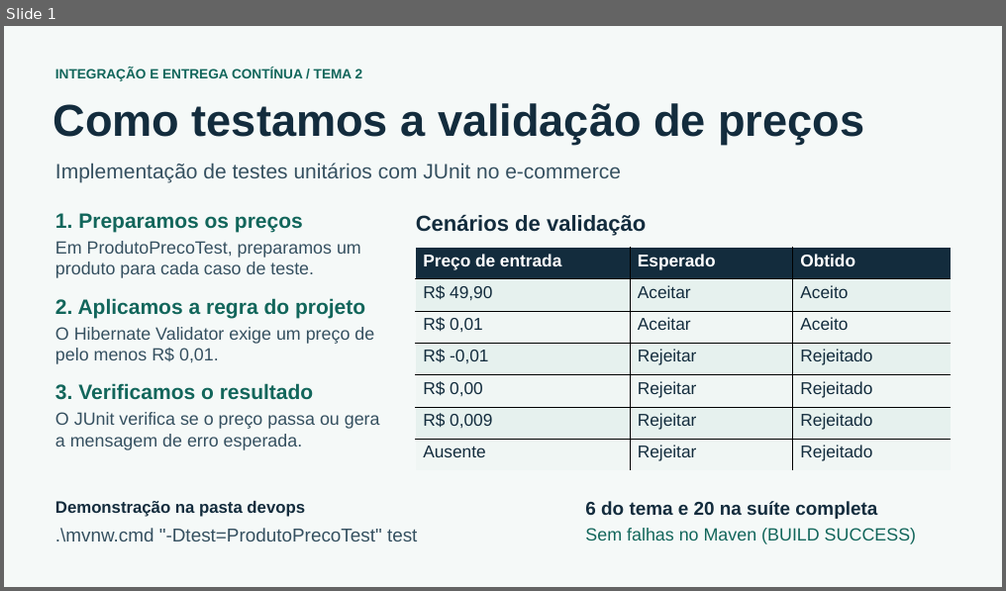
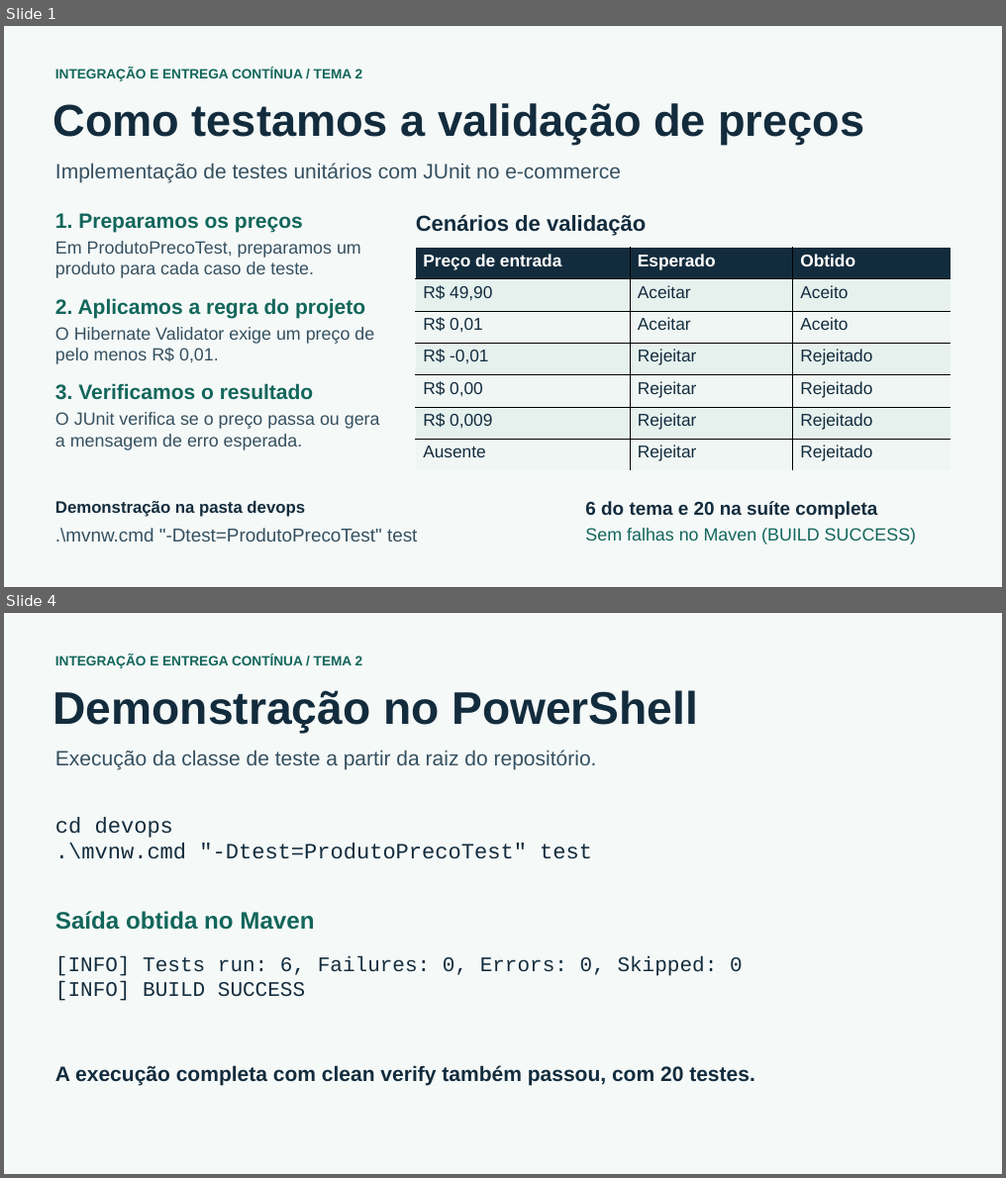
Before and after one commit to Adryan-Francisco/DevOps, a slide deck: output/slides/Tema-2-Validacao-de-Precos.pptx. Shown one above the other, each under a label of ours: slide 1 before the commit, slides 1 and 4 after it; the slides between them are not shown. The pictures are 1006x591 and 1006x1178 pixels, drawn with LibreOffice and Linux fonts; fonts in the diff are those of the drawing. Boxes give left, top, right and bottom in pixels: in the first picture for what was removed or moved away, otherwise in the second. Text is boxed around its words. In the diff, an @@ line names an element or a change of style, - is before the commit and + after.

Commit message:
docs: amplia apresentacao do tema 2

```diff
--- a/output/slides/Tema-2-Validacao-de-Precos.pptx
+++ b/output/slides/Tema-2-Validacao-de-Precos.pptx
@@ slide 4 added at (4,613,1002,1174), background #F5F9F8 @@
@@ text added at (55,655,363,668), 13 pt, text #12665B, bold @@
+INTEGRAÇÃO E ENTREGA CONTÍNUA / TEMA 2
@@ text added at (54,690,698,734), 44 pt, text #132C3D, bold @@
+Demonstração no PowerShell
@@ text added at (55,750,597,769), 20 pt, text #355060 @@
+Execução da classe de teste a partir da raiz do repositório.
@@ text added at (55,817,592,860), 21 pt, text #132C3D @@
+cd devops
+.\mvnw.cmd "-Dtest=ProdutoPrecoTest" test
@@ text added at (55,911,314,930), 23 pt, text #12665B, bold @@
+Saída obtida no Maven
@@ text added at (55,957,743,1001), 20 pt, text #132C3D @@
+[INFO] Tests run: 6, Failures: 0, Errors: 0, Skipped: 0
+[INFO] BUILD SUCCESS
@@ text added at (55,1065,755,1086), 20 pt, text #132C3D, bold @@
+A execução completa com clean verify também passou, com 20 testes.
```
Also in this commit, not shown: 2 other slides added.
